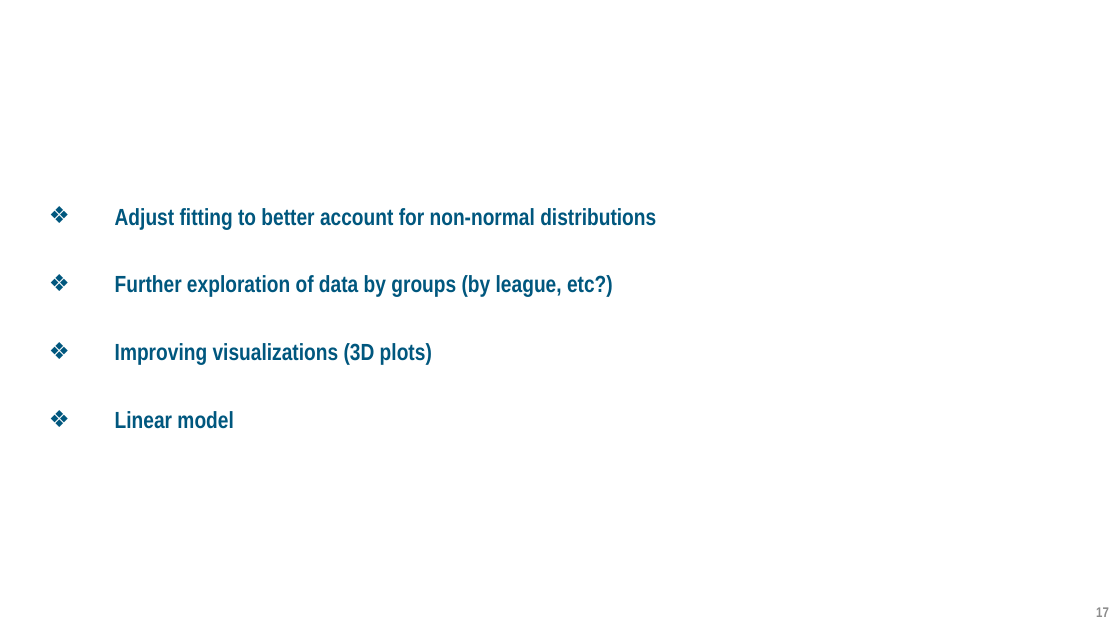
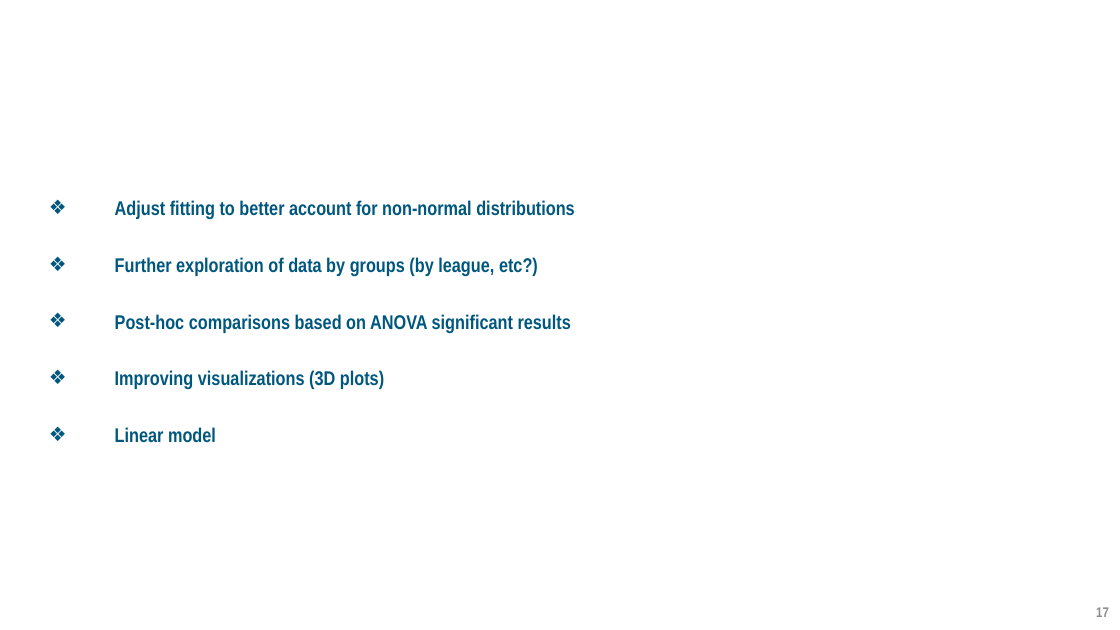
Before and after one commit to rmesina/T2_Codes-R-Us, a slide deck: slide 17 of midterm_project/T2_Midterm_Powerpoint_Final.pptx. Drawn at 1120x630 pixels with LibreOffice and Linux fonts; fonts in the diff are those of the drawing; background and template pictures are left out. Boxes give left, top, right and bottom in pixels: in the first picture for what was removed or moved away, otherwise in the second. Text is boxed around its words. In the diff, an @@ line names an element or a change of style, - is before the commit and + after.

```diff
--- a/midterm_project/T2_Midterm_Powerpoint_Final.pptx
+++ b/midterm_project/T2_Midterm_Powerpoint_Final.pptx
@@ text at <box>115,200,575,443</box>: size 20 to 17 pt in "Adjust fitting to better account for non-normal ...", "Further exploration of data by groups (by ...", "Improving visualizations (3D plots)", "Linear model"; line spacing 2 to 1.9 @@
@@ text at <box>115,314,571,333</box>: paragraph added @@
+❖ Post-hoc comparisons based on ANOVA significant results
```
